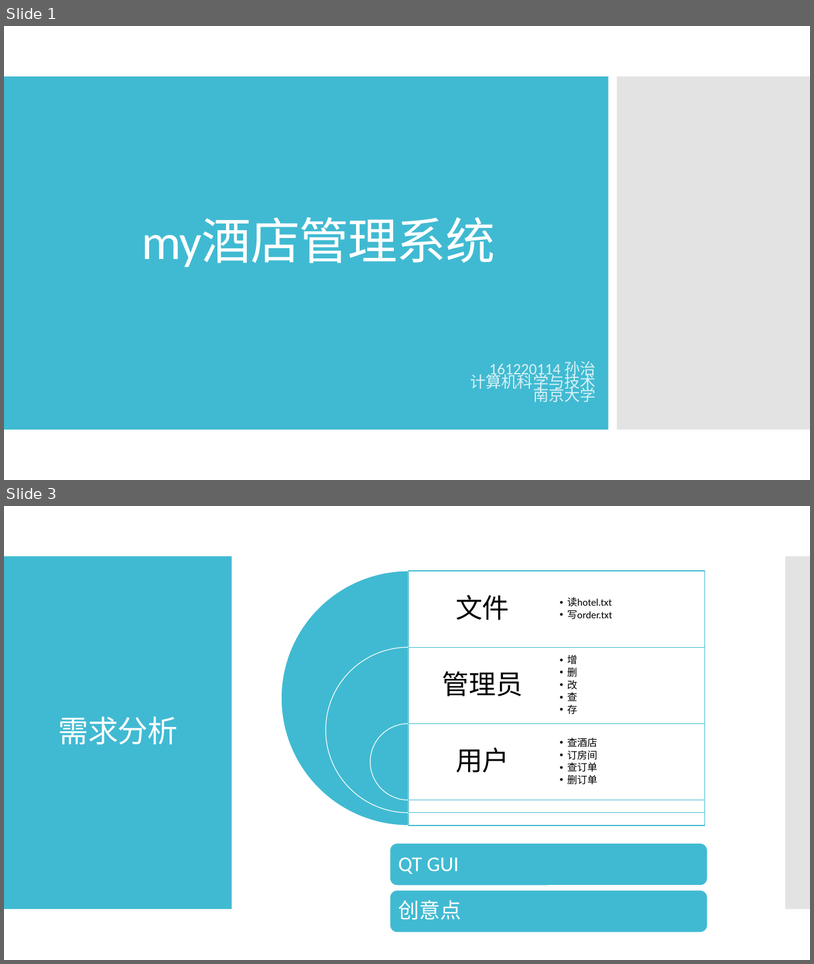
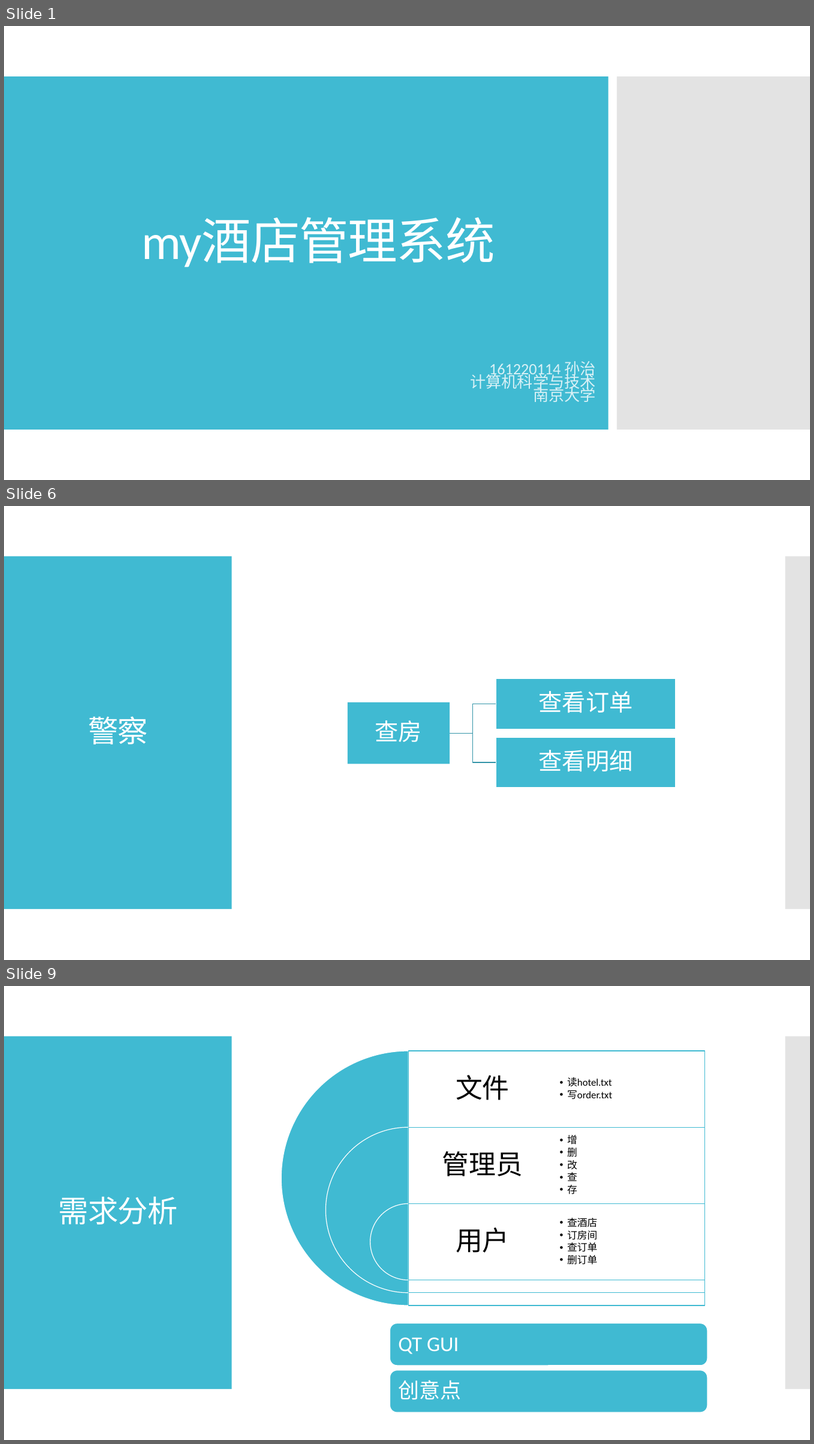
Before and after one commit to imagecser/hotelManage, a slide deck: 演示文稿1.pptx. Shown one above the other, each under a label of ours: slides 1 and 3 before the commit, slides 1, 6 and 9 after it; the slides between them are not shown. The pictures are 814x964 and 814x1444 pixels, drawn with LibreOffice and Linux fonts; fonts in the diff are those of the drawing. Boxes give left, top, right and bottom in pixels: in the first picture for what was removed or moved away, otherwise in the second. Text is boxed around its words. In the diff, an @@ line names an element or a change of style, - is before the commit and + after.

```diff
--- a/演示文稿1.pptx
+++ b/演示文稿1.pptx
@@ slide 6 added at [4, 506, 810, 960], background #FFFFFF; not listed: 2 template elements that a slide beside it also shows @@
@@ title added at [88, 716, 148, 744], 36 pt, text #FFFFFF @@
+警察
@@ group added at [348, 678, 676, 787]: 3 rectangles, 3 texts, 2 freeform shapes @@
+查房
+查看订单
+查看明细
@@ what was slide 3 is now slide 9 @@
```
Also in this commit, not shown: 1 slide changed, 6 other slides added, 7 other files.
